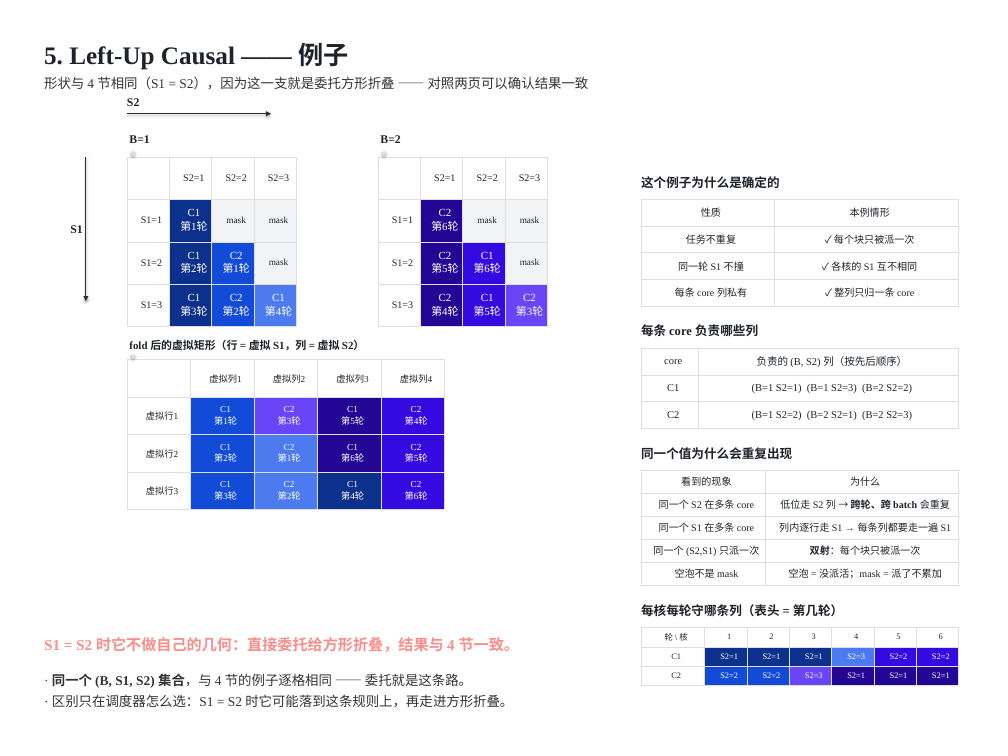
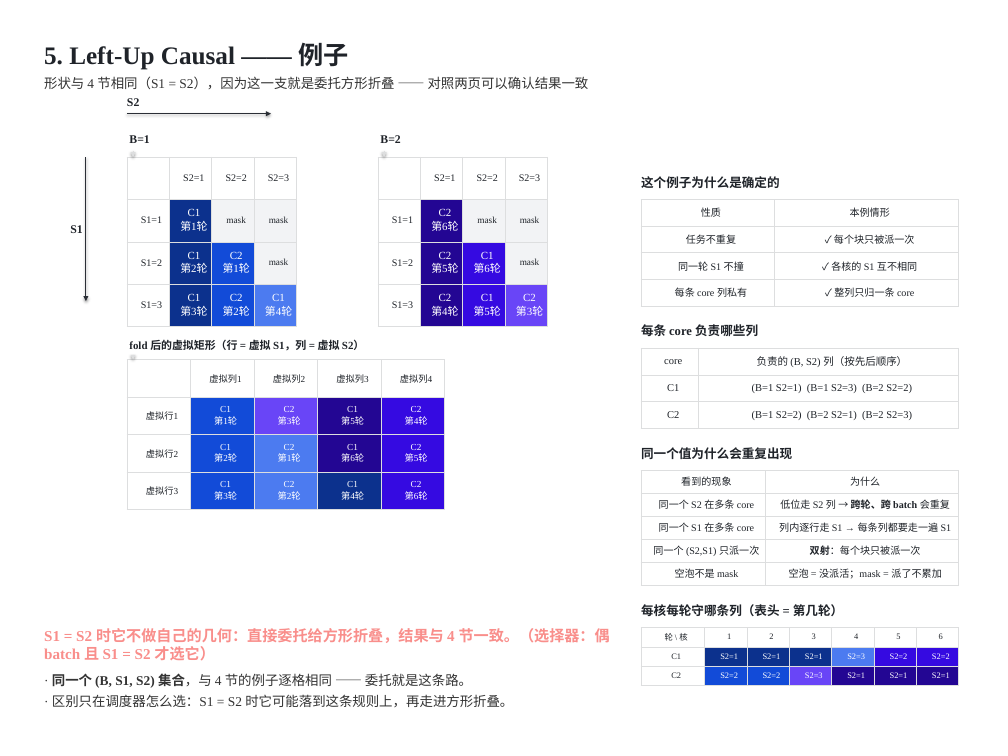
Before and after one commit to guomc9/SeeTen, a slide deck: slide 11 of cases/flash-attention-det-accum/out/v4-index-schedules.pptx. Drawn at 1008x756 pixels with LibreOffice and Linux fonts; fonts in the diff are those of the drawing. Boxes give left, top, right and bottom in pixels: in the first picture for what was removed or moved away, otherwise in the second. Text is boxed around its words. In the diff, an @@ line names an element or a change of style, - is before the commit and + after.

```diff
--- a/cases/flash-attention-det-accum/out/v4-index-schedules.pptx
+++ b/cases/flash-attention-det-accum/out/v4-index-schedules.pptx
@@ text at (44,628,610,660): text changed @@
-S1 = S2 时它不做自己的几何：直接委托给方形折叠，结果与 4 节一致。
+S1 = S2 时它不做自己的几何：直接委托给方形折叠，结果与 4 节一致。（选择器：偶 batch 且 S1 = S2 才选它）
```
Also in this commit, not shown: 12 other slides changed, 8 other files.
